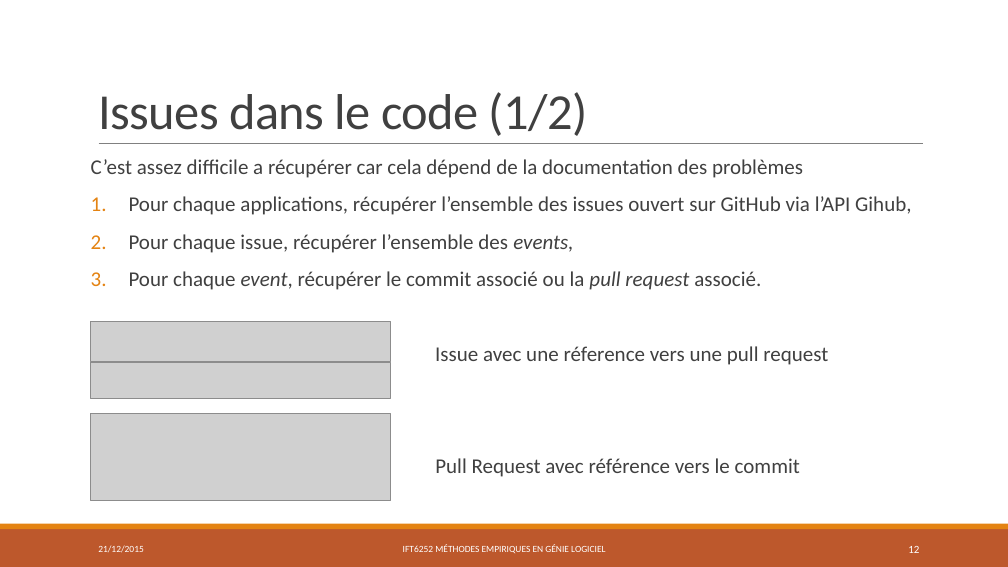
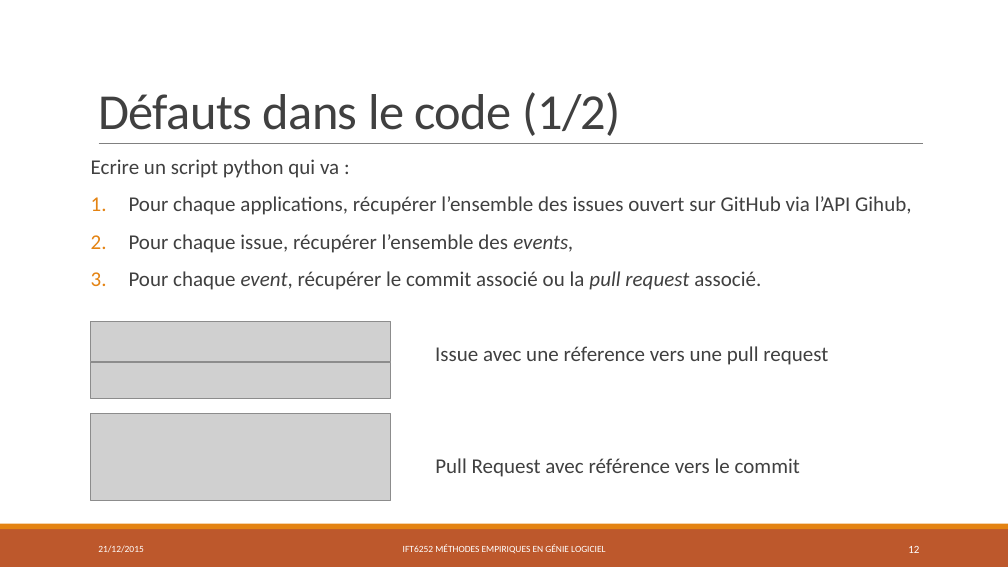
Before and after one commit to PierreGe/Android-defect-study, a slide deck: slide 12 of rapport/presentation/final.pptx. Drawn at 1008x567 pixels with LibreOffice and Linux fonts; fonts in the diff are those of the drawing; grey boxes stand for pictures. Boxes give left, top, right and bottom in pixels: in the first picture for what was removed or moved away, otherwise in the second. Text is boxed around its words. In the diff, an @@ line names an element or a change of style, - is before the commit and + after.

```diff
--- a/rapport/presentation/final.pptx
+++ b/rapport/presentation/final.pptx
@@ title at <box>98,92,621,136</box>: text changed @@
-Issues dans le code (1/2)
+Défauts dans le code (1/2)
@@ text at <box>91,159,339,178</box>: text changed @@
-C’est assez difficile a récupérer car cela dépend de la documentation des problèmes
+Ecrire un script python qui va :
```
Also in this commit, not shown: 12 other slides changed, 3 slides added, 1 other file.
